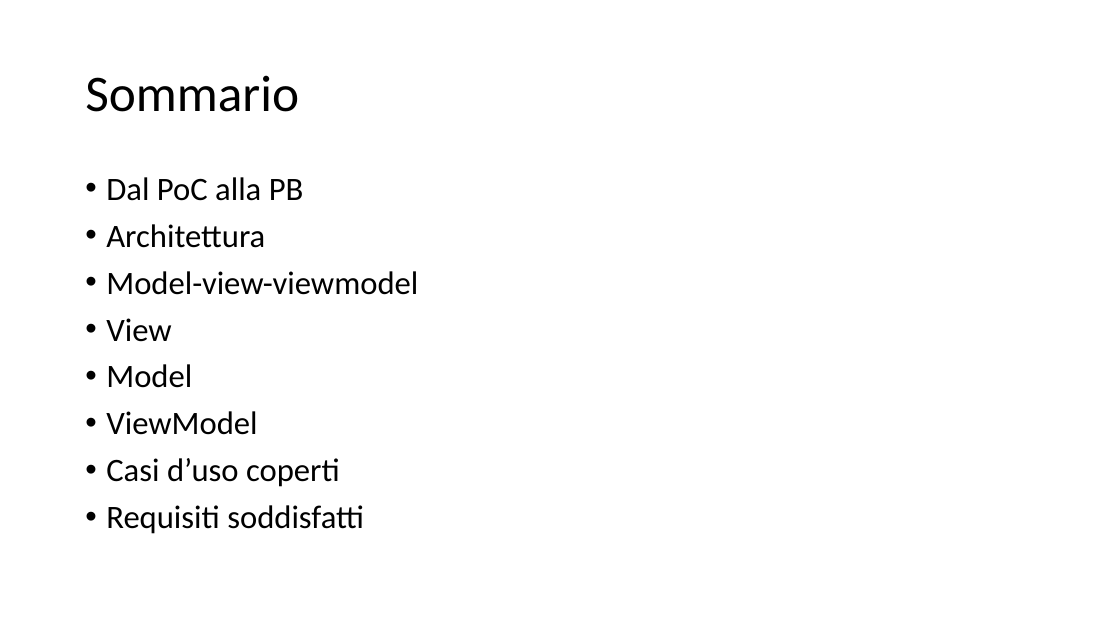
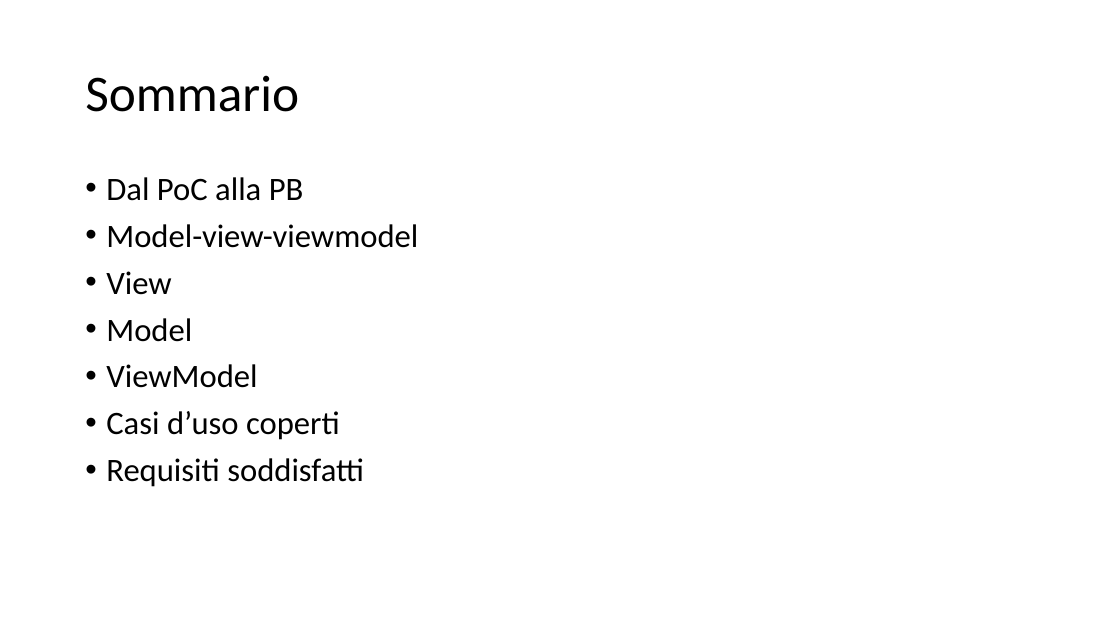
Before and after one commit to Italiaracerx/progettoSWE, a slide deck: slide 2 of Presentazioni/Presentazioni PB/Presentazione PB.pptx. Drawn at 1120x630 pixels with LibreOffice and Linux fonts; fonts in the diff are those of the drawing. Boxes give left, top, right and bottom in pixels: in the first picture for what was removed or moved away, otherwise in the second. Text is boxed around its words. In the diff, an @@ line names an element or a change of style, - is before the commit and + after.

```diff
--- a/Presentazioni/Presentazioni PB/Presentazione PB.pptx
+++ b/Presentazioni/Presentazioni PB/Presentazione PB.pptx
@@ text at box(106, 224, 265, 248): paragraph removed @@
-• Architettura
```
Also in this commit, not shown: 1 other slide changed, 2 slides added, 2 slides removed.
